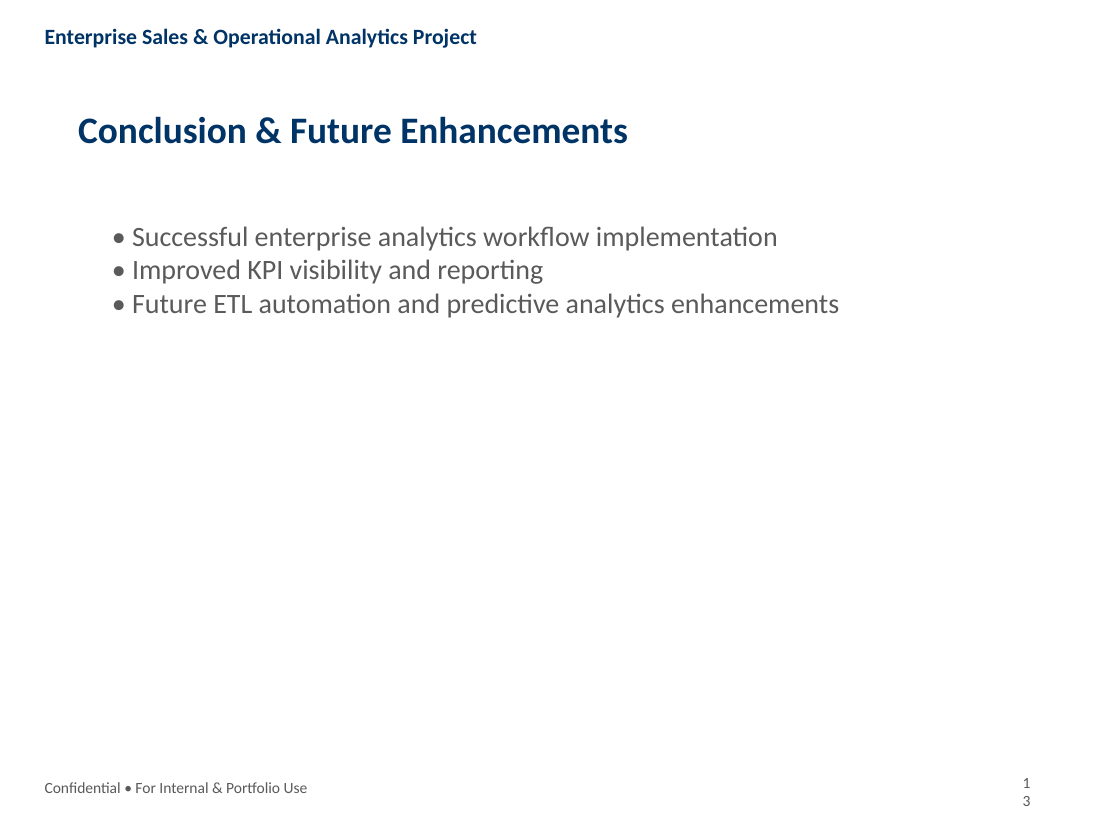
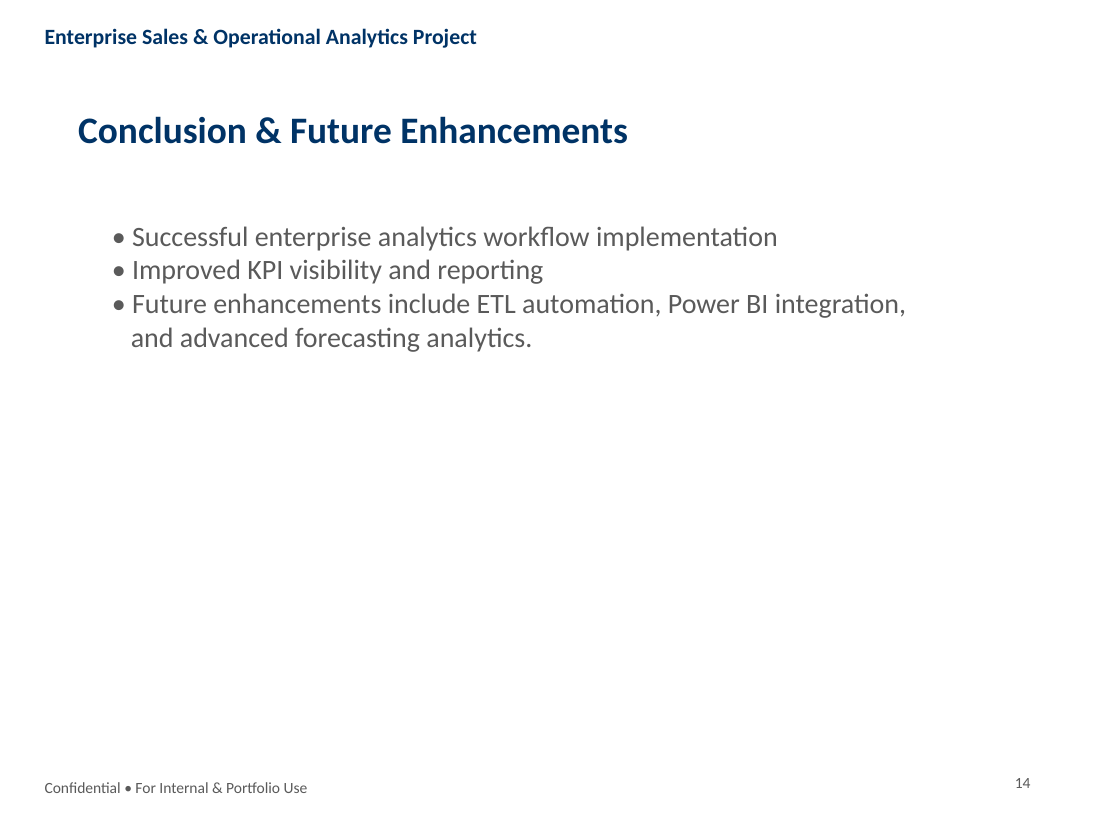
Before and after one commit to Rohit17-TVM/Enterprise-Sales-Analytics-Project, a slide deck: slide 14 of Presentation/Enterprise_Sales_Analytics_Presentation.pptx (slide 13 before the commit). Drawn at 1120x840 pixels with LibreOffice and Linux fonts; fonts in the diff are those of the drawing. Boxes give left, top, right and bottom in pixels: in the first picture for what was removed or moved away, otherwise in the second. Text is boxed around its words. In the diff, an @@ line names an element or a change of style, - is before the commit and + after.

Commit message:
Updated enterprise analytics project with advanced analytics and dashboard improvements

```diff
--- a/Presentation/Enterprise_Sales_Analytics_Presentation.pptx
+++ b/Presentation/Enterprise_Sales_Analytics_Presentation.pptx
@@ text at box(131, 293, 906, 352): text changed @@
-• Future ETL automation and predictive analytics enhancements
+• Future enhancements include ETL automation, Power BI integration,
+and advanced forecasting analytics.
@@ text at box(1015, 778, 1031, 788): text changed @@
-13
+14
```
Also in this commit, not shown: 7 other slides changed, 1 slide added, 15 other files.
